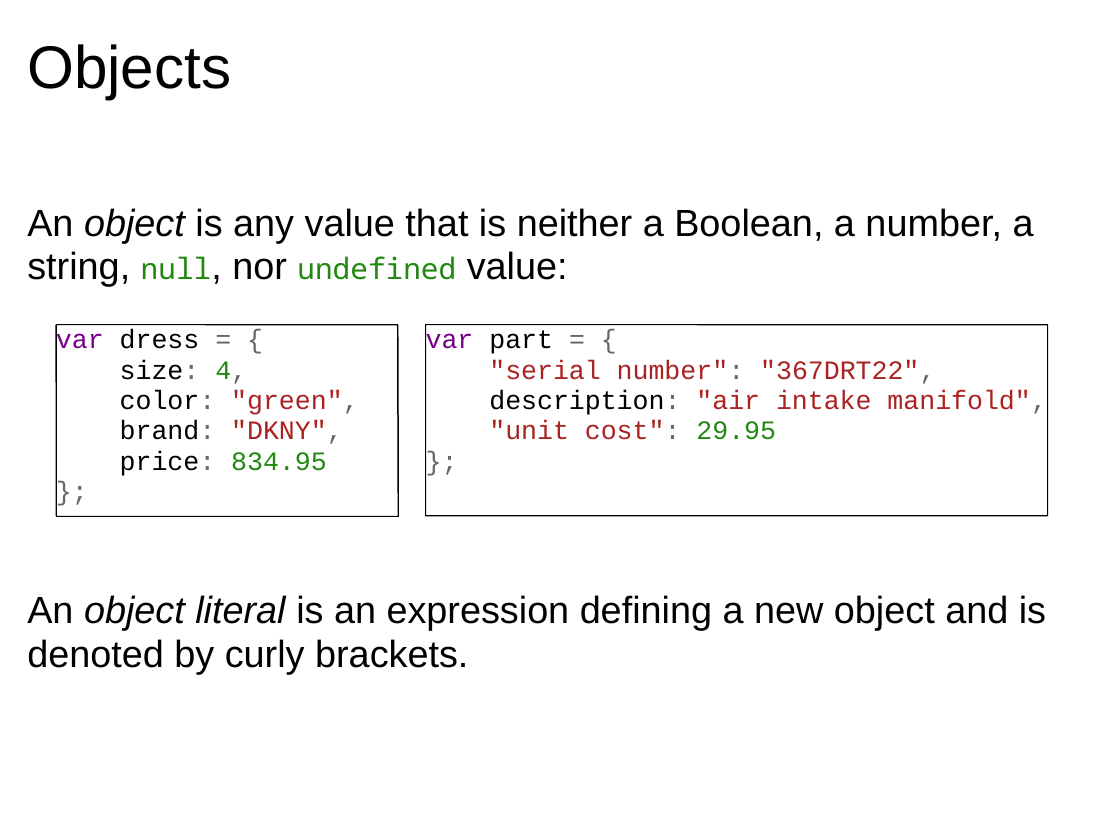
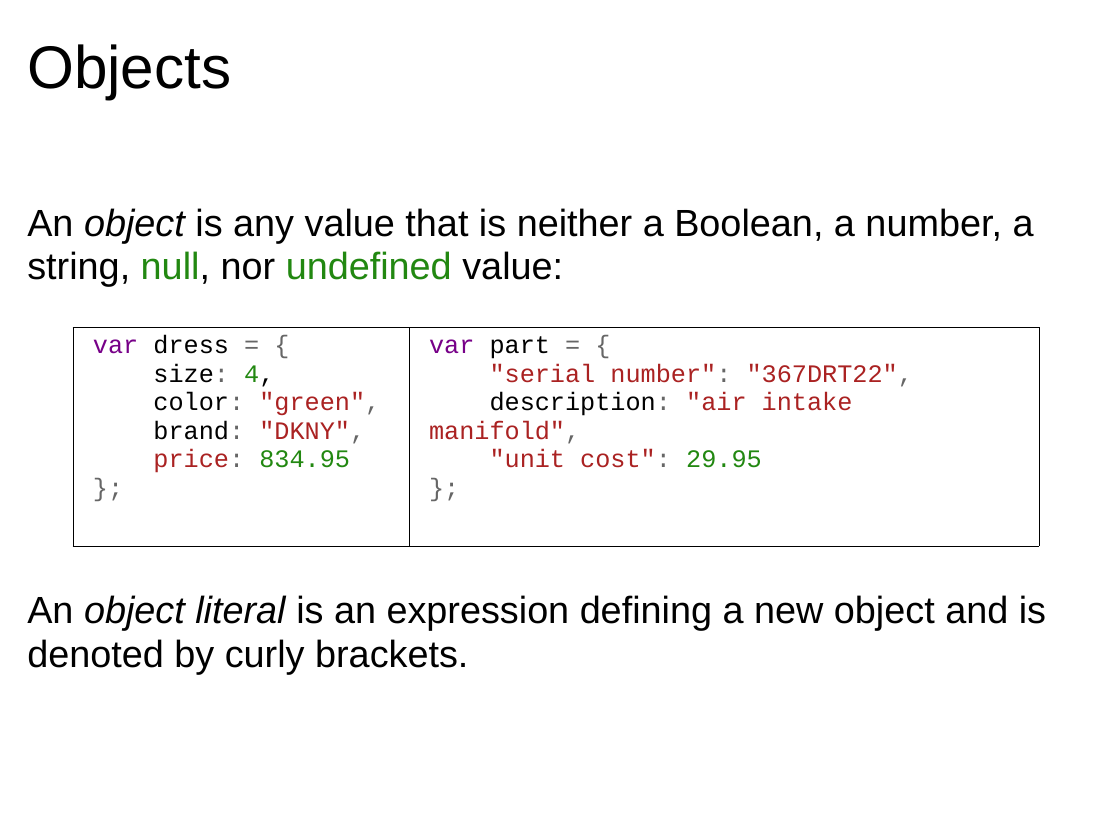
Before and after one commit to dondi/javascript-book, a slide deck: slide 19 of presentations/Chapter_3_Presentation.ppt. Drawn at 1120x840 pixels with LibreOffice and Linux fonts; fonts in the diff are those of the drawing; background and template pictures are left out. Boxes give left, top, right and bottom in pixels: in the first picture for what was removed or moved away, otherwise in the second. Text is boxed around its words. In the diff, an @@ line names an element or a change of style, - is before the commit and + after.

```diff
--- a/presentations/Chapter_3_Presentation.ppt
+++ b/presentations/Chapter_3_Presentation.ppt
@@ text at [27,208,1034,286]: size 21 to 27 pt, font Noto Sans Mono to Arial in "null, undefined" @@
@@ table added at [73,328,1038,546], 1 rows, 2 columns @@
+var dress = { / size: 4, color: "green", / brand: "DKNY", price: 834.95 }; | var part = { "serial number": "367DRT22", description: "air intake manifold", "unit cost": 29.95 };
@@ group removed at [56,325,398,516]: 8 lines, 1 text @@
-var dress = {
-size: 4,
-color: "green",
-brand: "DKNY",
-price: 834.95
-};
@@ group removed at [425,325,1047,516]: 8 lines, 1 text @@
-var part = {
-"serial number": "367DRT22",
-description: "air intake manifold",
-"unit cost": 29.95
-};
```
Also in this commit, not shown: 21 other slides changed, 1 other file.
